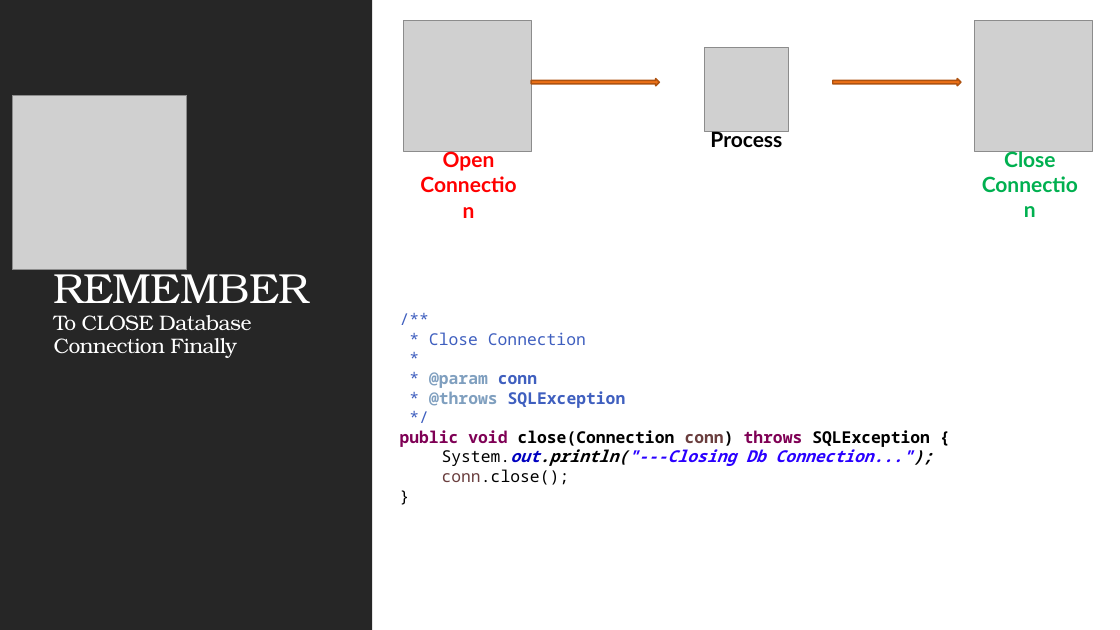
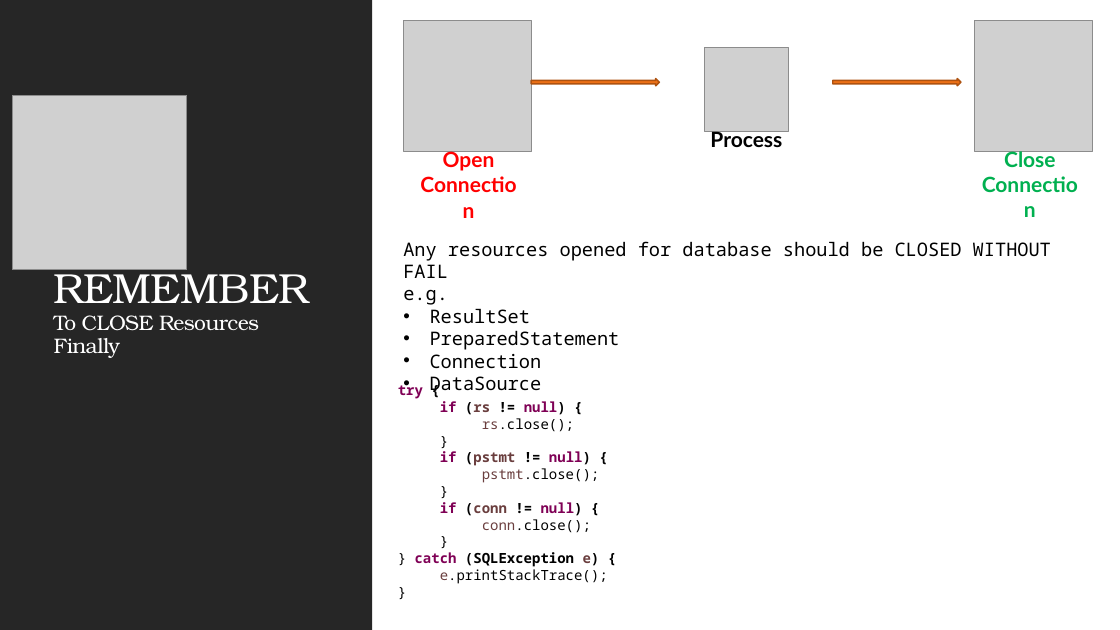
Before and after one commit to JSS-DEVCORE/JdbcExample, a slide deck: slide 16 of docs/JDBC Insights.pptx. Drawn at 1120x630 pixels with LibreOffice and Linux fonts; fonts in the diff are those of the drawing; grey boxes stand for pictures. Boxes give left, top, right and bottom in pixels: in the first picture for what was removed or moved away, otherwise in the second. Text is boxed around its words. In the diff, an @@ line names an element or a change of style, - is before the commit and + after.

```diff
--- a/docs/JDBC Insights.pptx
+++ b/docs/JDBC Insights.pptx
@@ title at [54,264,309,358]: text changed @@
-REMEMBER
-To CLOSE Database Connection Finally
+REMEMBER
+To CLOSE Resources Finally
@@ text added at [403,241,1051,369], 16 pt, text #000000 @@
+Any resources opened for database should be CLOSED WITHOUT FAIL
+e.g.
+• ResultSet
+• PreparedStatement
+• Connection
+• DataSource
@@ text "try {": place and size @@
-text "try {" at [400,332,933,485]
+text "try {" at [398,382,608,584]
@@ text at [398,382,600,516]: text changed; size 14 to 12 pt @@
-/**
-* Close Connection
-*
-* @param conn
-* @throws SQLException
-*/
-public void close(Connection conn) throws SQLException {
-  System.out.println("---Closing Db Connection...");
+try {
+  if (rs != null) {
+    rs.close();
+  }
+  if (pstmt != null) {
+    pstmt.close();
+  }
+  if (conn != null) {
@@ text at [482,519,591,532]: size 14 to 12 pt in "conn.close();", "}"; list level 2 to 3 in "conn.close();"; list level 1 to 2 in "}" @@
@@ text at [415,552,608,584]: paragraphs added @@
+} catch (SQLException e) {
+  e.printStackTrace();
+}
```
Also in this commit, not shown: 8 other slides changed, 2 other files.
